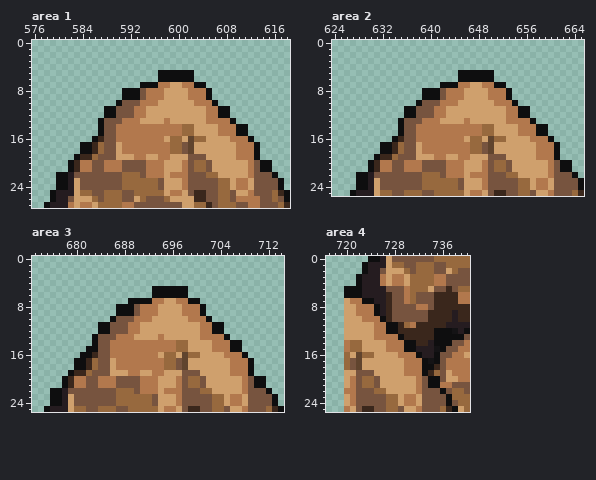
Edited in one commit: pixel-art file (img/tilesets/Overworld_A2.ase). The first picture shows the starting point.
768x576 pixels, 1 frame. Colours within 5 levels of each other are drawn and written as one. Shown: area 1: x 576..618, y 0..27; area 2: x 624..665, y 0..25; area 3: x 673..714, y 0..25; area 4: x 717..740, y 0..25. The commit also changed other parts of the picture, which this record leaves out.
The result:
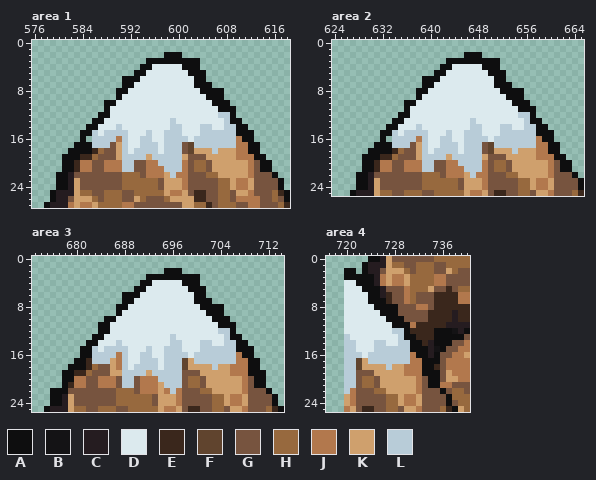
Palette (. is transparent): A #0e0e0f  B #141315  C #251c20  D #dceaee  E #3a271c  F #60442e  G #77543f  H #97693e  J #b2784d  K #cfa06d  L #b8ccd8
The exact change:
Area 1, layer "Flattened":
y 2: x 598..600 ... -> AAA
y 3: x 595..603 ......... -> AAAAAAAAA
y 4: x 594..603 .......... -> AADDDDDAAA
y 5: x 593..601 ....AAAAA -> AADDDDDDD; x 603..604 .. -> AA
y 6: x 591..604 ......AAAAAA.. -> AAADDDDDDDDDAA
y 7: x 591..602 ...AAAJJKKJJ -> AADDDDDDDDDD; x 605 . -> A
y 8: x 590 . -> A; x 592..604 AAGJJJKKKKJJJ -> DDDDDDDDDDDDA; x 606..607 .. -> AA
y 9: x 590..604 .AAAGJJJKKKKJJJ -> ADDDDDDDDDDDDDD; x 606..607 .. -> AA
y 10: x 588..605 ..AGGGJJJKKKKKKJJJ -> AADDDDDDDDDDDDDDDD; x 607..608 .. -> AA
y 11: x 589..606 AGGGJJKKKKKKKKKKJJ -> DDDDDDDDDDDDDDDDDD; x 609 . -> A
y 12: x 587 . -> A; x 589..609 AGGGJJKKKKKKKKKKJJAA. -> DDDDDDDDDDDDDDDDDDLLA
y 13: x 586 . -> A; x 588..608 GGGJJJKKKKJKKKKKKJJJJ -> DDDDDDDDDDDLDDDDDDDDL; x 610 . -> A
y 14: x 585..609 ..AGGJJJJJJJJJJJHHKKKKJJJ -> AADDDLDDDDDDDDLLDDDLLDDLL
y 15: x 584..609 ...AGGJJJJJJJJJJJHHKKKKJJJ -> AALDLLLLDDDLDDLLLDDDLLLLLL; x 612 . -> A
y 16: x 584 . -> A; x 586..589 AEGG -> LLLL; x 591..609 JJJJJJJKHHKFHHKKKKJ -> LDDLLDDLLLLDLLLLLLL; x 611 J -> A
y 17: x 583 . -> A; x 586..588 EHG -> LLL; x 591..600 JJJJJJJJHH -> LDDLLLDLLL; x 603..609 KKKKKKK -> LLLLLLL; x 612 J -> A
y 18: x 582..583 .. -> AA; x 591..600 JJJJJJJJHH -> LDLLLLDLLL; x 606 K -> L; x 612 J -> A
y 19: x 581..582 .. -> AA; x 591..594 KKJJ -> LLLL; x 596..600 KJJKK -> LLLLL; x 614 . -> A
y 20: x 581 . -> A; x 591..592 GG -> LL; x 597..600 JKKK -> LLLL
y 21: x 581 . -> A; x 591..592 GG -> LL; x 598..600 KKK -> LLL
y 22: x 599 J -> L
Area 2, layer "Flattened":
y 2: x 646..648 ... -> AAA
y 3: x 643..651 ......... -> AAAAAAAAA
y 4: x 642..651 .......... -> AADDDDDAAA
y 5: x 641..649 ....AAAAA -> AADDDDDDD; x 651..652 .. -> AA
y 6: x 639..652 ......AAAAAA.. -> AAADDDDDDDDDAA
y 7: x 639..650 ...AAAJJKKJJ -> AADDDDDDDDDD; x 653 . -> A
y 8: x 638 . -> A; x 640..652 AAGJJJKKKKJJJ -> DDDDDDDDDDDDA; x 654..655 .. -> AA
y 9: x 638..652 .AAAGJJJKKKKJJJ -> ADDDDDDDDDDDDDD; x 654..655 .. -> AA
y 10: x 636..653 ..AGGGJJJKKKKKKJJJ -> AADDDDDDDDDDDDDDDD; x 655..656 .. -> AA
y 11: x 637..654 AGGGJJKKKKKKKKKKJJ -> DDDDDDDDDDDDDDDDDD; x 657 . -> A
y 12: x 635 . -> A; x 637..657 AGGGJJKKKKKKKKKKJJAA. -> DDDDDDDDDDDDDDDDDDLLA
y 13: x 634 . -> A; x 636..656 GGGJJJKKKKJKKKKKKJJJJ -> DDDDDDDDDDDLDDDDDDDDL; x 658 . -> A
y 14: x 633..657 ..AGGJJJJJJJJJJJHHKKKKJJJ -> AADDDLDDDDDDDDLLDDDLLDDLL
y 15: x 632..657 ...AGGJJJJJJJJJJJHHKKKKJJJ -> AALDLLLLDDDLDDLLLDDDLLLLLL; x 660 . -> A
y 16: x 632 . -> A; x 634..637 AEGG -> LLLL; x 639..657 JJJJJJJKHHKFHHKKKKJ -> LDDLLDDLLLLDLLLLLLL; x 659 J -> A
y 17: x 631 . -> A; x 634..636 EHG -> LLL; x 639..648 JJJJJJJJHH -> LDDLLLDLLL; x 651..657 KKKKKKK -> LLLLLLL; x 660 J -> A
y 18: x 630..631 .. -> AA; x 639..648 JJJJJJJJHH -> LDLLLLDLLL; x 654 K -> L; x 660 J -> A
y 19: x 629..630 .. -> AA; x 639..642 KKJJ -> LLLL; x 644..648 KJJKK -> LLLLL; x 662 . -> A
y 20: x 629 . -> A; x 639..640 GG -> LL; x 645..648 JKKK -> LLLL
y 21: x 629 . -> A; x 639..640 GG -> LL; x 646..648 KKK -> LLL
y 22: x 647 J -> L
Area 3, layer "Flattened":
y 2: x 695..697 ... -> AAA
y 3: x 692..700 ......... -> AAAAAAAAA
y 4: x 691..700 .......... -> AADDDDDAAA
y 5: x 690..701 ...AAAAAA... -> AADDDDDDDAAA
y 6: x 688..701 .....AAAAAA... -> AAADDDDDDDDDAA
y 7: x 688 . -> A; x 690..699 AAAJJKKJJA -> DDDDDDDDDD; x 701..702 .. -> AA
y 8: x 689..700 AGJJJKKKKJJJ -> DDDDDDDDDDDD; x 702..704 ... -> AAA
y 9: x 688..704 AAGJJJKKKKJJJA... -> DDDDDDDDDDDDDDAAA
y 10: x 685 . -> A; x 687..705 GGGJJJKKKKKKJJJA... -> DDDDDDDDDDDDDDDDAAA
y 11: x 686..703 GGGJJKKKKKKKKKKJJA -> DDDDDDDDDDDDDDDDDD; x 705..706 .. -> AA
y 12: x 686..706 GGGJJKKKKKKKKKKJJAA.. -> DDDDDDDDDDDDDDDDDDLLA
y 13: x 684..707 GGGJJJKKKKJKKKKKKJJJJA.. -> ADDDDDDDDDDDLDDDDDDDDLAA
y 14: x 682 . -> A; x 684..706 GGJJJJJJJJJJJHHKKKKJJJA -> DDDLDDDDDDDDLLDDDLLDDLL; x 708 . -> A
y 15: x 681 . -> A; x 683..706 AGGJJJJJJJJJJJHHKKKKJJJA -> LDLLLLDDDLDDLLLDDDLLLLLL; x 708..709 .. -> AA
y 16: x 683..686 EGGJ -> LLLL; x 688..706 JJJJJJKHHKFHHKKKKJJ -> LDDLLDDLLLLDLLLLLLL; x 709 . -> A
y 17: x 683..685 HGG -> LLL; x 688..697 JJJJJJJHHG -> LDDLLLDLLL; x 700..706 KKKKKKJ -> LLLLLLL; x 710 . -> A
y 18: x 679 . -> A; x 688..697 JJJJJJJHHG -> LDLLLLDLLL; x 703 K -> L; x 710 . -> A
y 19: x 678 . -> A; x 688..691 KJJK -> LLLL; x 693..697 JJKKK -> LLLLL; x 710..711 .. -> AA
y 20: x 679 E -> A; x 688..689 GG -> LL; x 694..697 KKKJ -> LLLL
y 21: x 688..689 GG -> LL; x 695..697 KKJ -> LLL
y 22: x 678 C -> A; x 696 J -> L
Area 4, layer "Flattened":
y 2: x 720..721 .. -> AA
y 3: x 720..721 .. -> AA; x 723..724 CC -> AA
y 4: x 720..721 .. -> DD; x 723..724 CC -> AA
y 5: x 720..725 AAACCC -> DDDAAA
y 6: x 720..725 AAACCC -> DDDDAA
y 7: x 720..723 KJJA -> DDDD; x 725..726 CC -> AA
y 8: x 720..724 KKJJJ -> DDDDD; x 726..728 CEG -> AAA
y 9: x 720..728 KKJJJACEG -> DDDDDDAAA
y 10: x 720..729 KKKJJJAEGG -> DDDDDDDAAA
y 11: x 720..727 KKKKKJJA -> DDDDDDDD; x 729..730 EH -> AA
y 12: x 720..730 KKKKKJJAAEE -> DDDDDDDDLLA
y 13: x 720..731 KKKKKJJJJAEE -> LDDDDDDDDLAA
y 14: x 720..730 JHHKKKKJJJA -> LLDDDLLDDLL; x 732 E -> A
y 15: x 720..730 JHHKKKKJJJA -> LLDDDLLLLLL; x 732..733 CC -> AA
y 16: x 720..730 HKFHHKKKKJJ -> LLLDLLLLLLL; x 733 C -> A
y 17: x 720..721 HG -> LL; x 724..730 KKKKKKJ -> LLLLLLL; x 734 B -> A
y 18: x 720..721 HG -> LL; x 727 K -> L
y 19: x 720..721 KK -> LL; x 734..735 EH -> AA
y 20..21: x 720..721 KJ -> LL
y 22: x 720 J -> L
Boxes around the changes in both pictures, in picture pixels (x1, y1, x2, y2):
changed: (62, 52, 266, 178)
changed: (362, 52, 566, 178)
changed: (62, 268, 266, 394)
changed: (344, 268, 440, 394)
